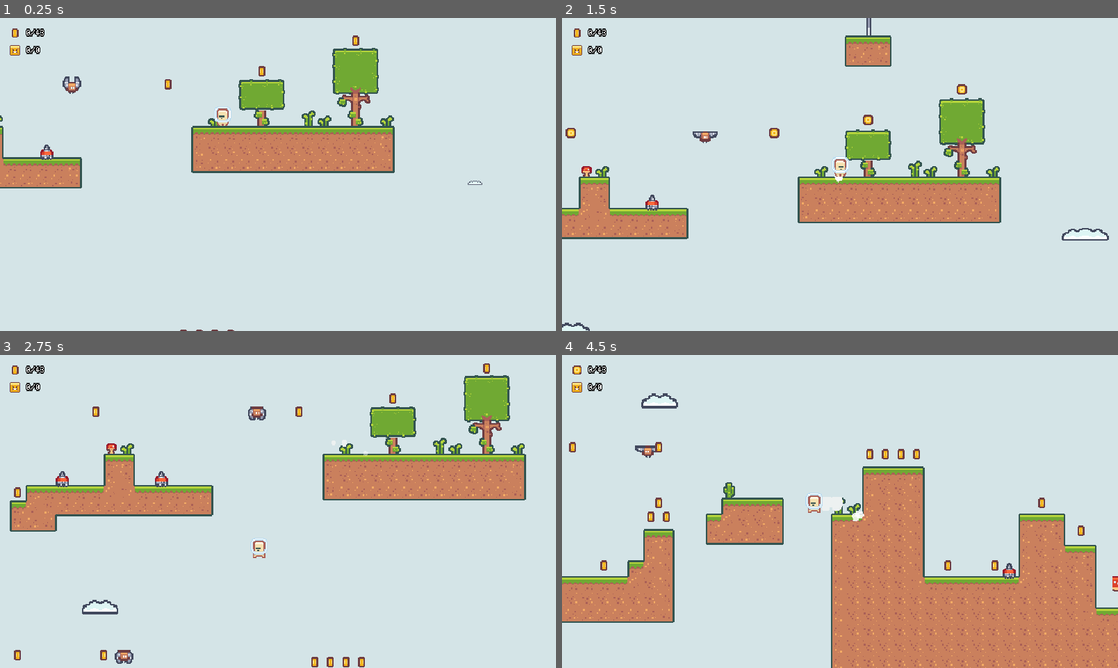
Above: before the commit, frames 1-4 (two rows, left to right).
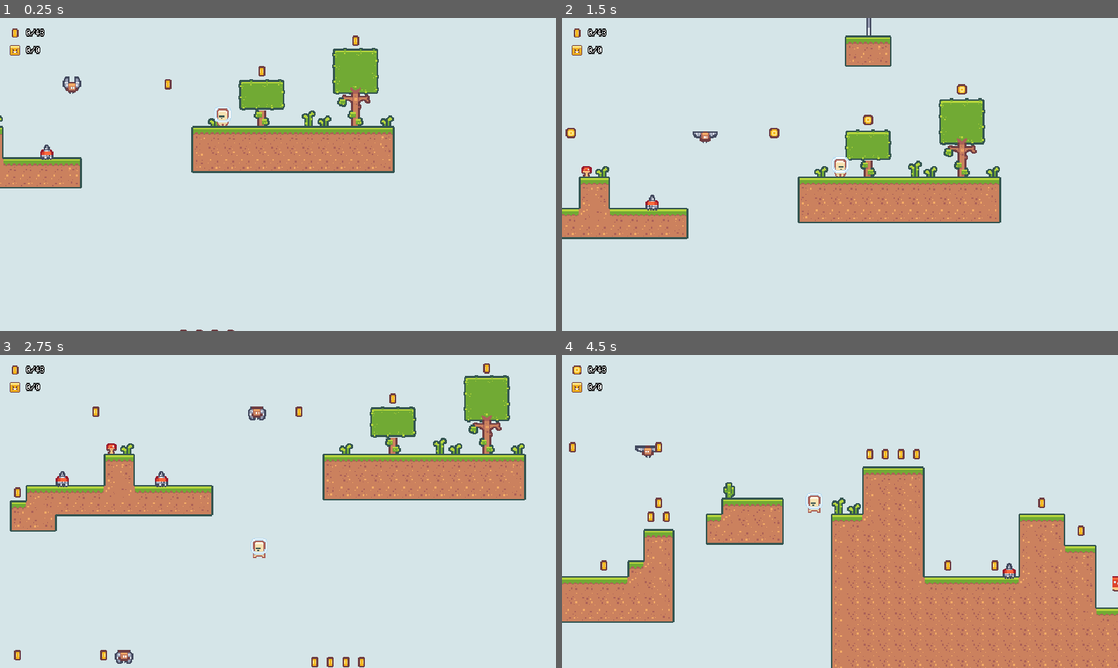
Above: after the commit, the same moments.

Repository: oucar/slimy-platformer
Game: Godot game, scene res://scenes/main.tscn
Same seed, same stepped clock (60 frames per second), same inputs: the game is played once before the commit and once after it.
Inputs:
- Up to frame 1 (0.25 s): no input
- Up to frame 2 (1.5 s): hold D (move_right) from 0.53 s (still down); tap Shift (dash) at 0.6, 1.35 s; tap W (jump) at 0.77 s
- Up to frame 3 (2.75 s): tap W (jump) at 1.52 s; release D (move_right) at 2.03 s; hold A (move_left) from 2.03 s (still down); tap Shift (dash) at 2.1 s
- Up to frame 4 (4.5 s): release A (move_left) at 2.78 s; hold D (move_right) 2.78-4.28 s; tap Shift (dash) at 2.85, 3.6, 4.35 s; tap W (jump) at 3.02, 3.77 s; hold A (move_left) from 4.28 s (still down)

The runs differ from the first frame. In frame 1, less than 0.1% of the frame differs, in the area x 84-87%, y 52-54%; in frame 2, 0.2%; in frame 3, 0.2%; in frame 4, 0.3%, in the area x 14-55%, y 12-54%.

Commit message:
small tweaks to the particle mechanics

Diff:
--- a/project.godot
+++ b/project.godot
@@ -104,5 +104,6 @@
 
 [rendering]
 
+quality/driver/driver_name="GLES2"
 2d/snapping/use_gpu_pixel_snap=true
 environment/default_environment="res://default_env.tres"
--- a/scenes/BloodSplatter.gd
+++ b/scenes/BloodSplatter.gd
@@ -1,7 +1,7 @@
 extends Node2D
 
 export var BloodParticleScene : PackedScene
-export var BloodParticleNumber := 15
+export var BloodParticleAmount := 40
 export var RandomVelocity := 1000.0
 const BloodSplatterSignalName := "OnDeath"
 
@@ -20,7 +20,7 @@
 
 func splatter(particles_to_spawn := -1):
 	if(particles_to_spawn <= 0):
-		particles_to_spawn = BloodParticleNumber
+		particles_to_spawn = BloodParticleAmount
 
 	var spawnedParticle : RigidBody2D
 
--- a/scenes/Player.tscn
+++ b/scenes/Player.tscn
@@ -38,20 +38,20 @@
 
 [sub_resource type="SpriteFrames" id=2]
 animations = [ {
-"frames": [ ExtResource( 4 ), ExtResource( 3 ) ],
+"frames": [ ExtResource( 4 ) ],
 "loop": true,
-"name": "run",
-"speed": 10.0
+"name": "idle",
+"speed": 5.0
 }, {
 "frames": [ ExtResource( 3 ) ],
 "loop": true,
 "name": "jump",
 "speed": 5.0
 }, {
-"frames": [ ExtResource( 4 ) ],
+"frames": [ ExtResource( 4 ), ExtResource( 3 ) ],
 "loop": true,
-"name": "idle",
-"speed": 5.0
+"name": "run",
+"speed": 10.0
 } ]
 
 [sub_resource type="RectangleShape2D" id=6]
@@ -64,8 +64,7 @@
 extents = Vector2( 5, 9.5 )
 
 [sub_resource type="CapsuleShape2D" id=5]
-radius = 11.0
-height = 14.0
+radius = 13.0
 
 [node name="Player" type="KinematicBody2D" groups=["player"]]
 collision_layer = 0
@@ -76,7 +75,6 @@
 show_behind_parent = true
 material = SubResource( 9 )
 position = Vector2( 0, -12 )
-emitting = false
 amount = 20
 local_coords = false
 process_material = SubResource( 7 )
@@ -107,17 +105,14 @@
 shape = SubResource( 3 )
 
 [node name="HazardArea" type="Area2D" parent="."]
-visible = false
 collision_layer = 1048576
 collision_mask = 1048576
 
 [node name="CollisionShape2D" type="CollisionShape2D" parent="HazardArea"]
-visible = false
 position = Vector2( 0, -10.5 )
 shape = SubResource( 4 )
 
 [node name="DashArea" type="Area2D" parent="."]
-visible = false
 position = Vector2( 0, -11 )
 collision_layer = 0
 collision_mask = 2
